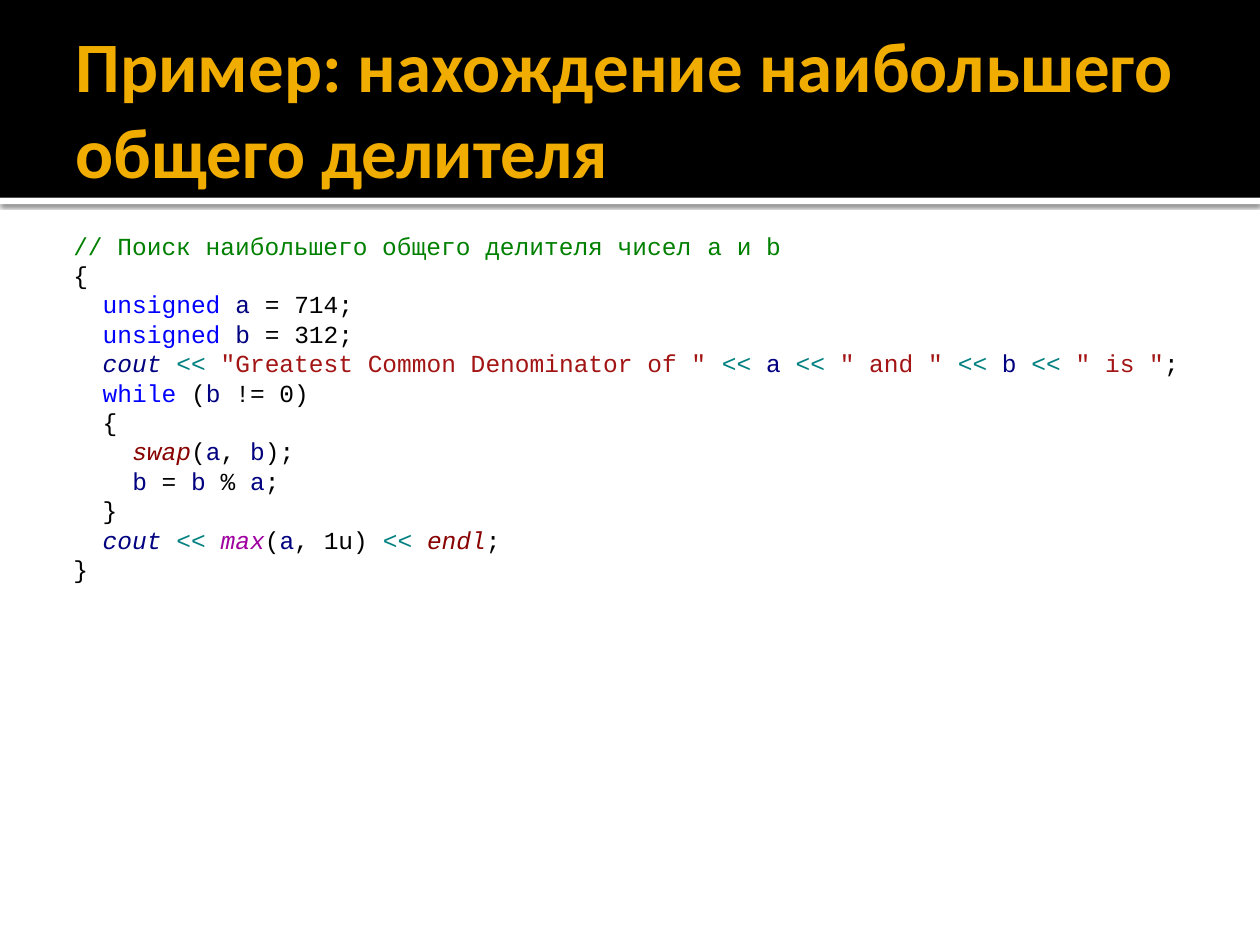
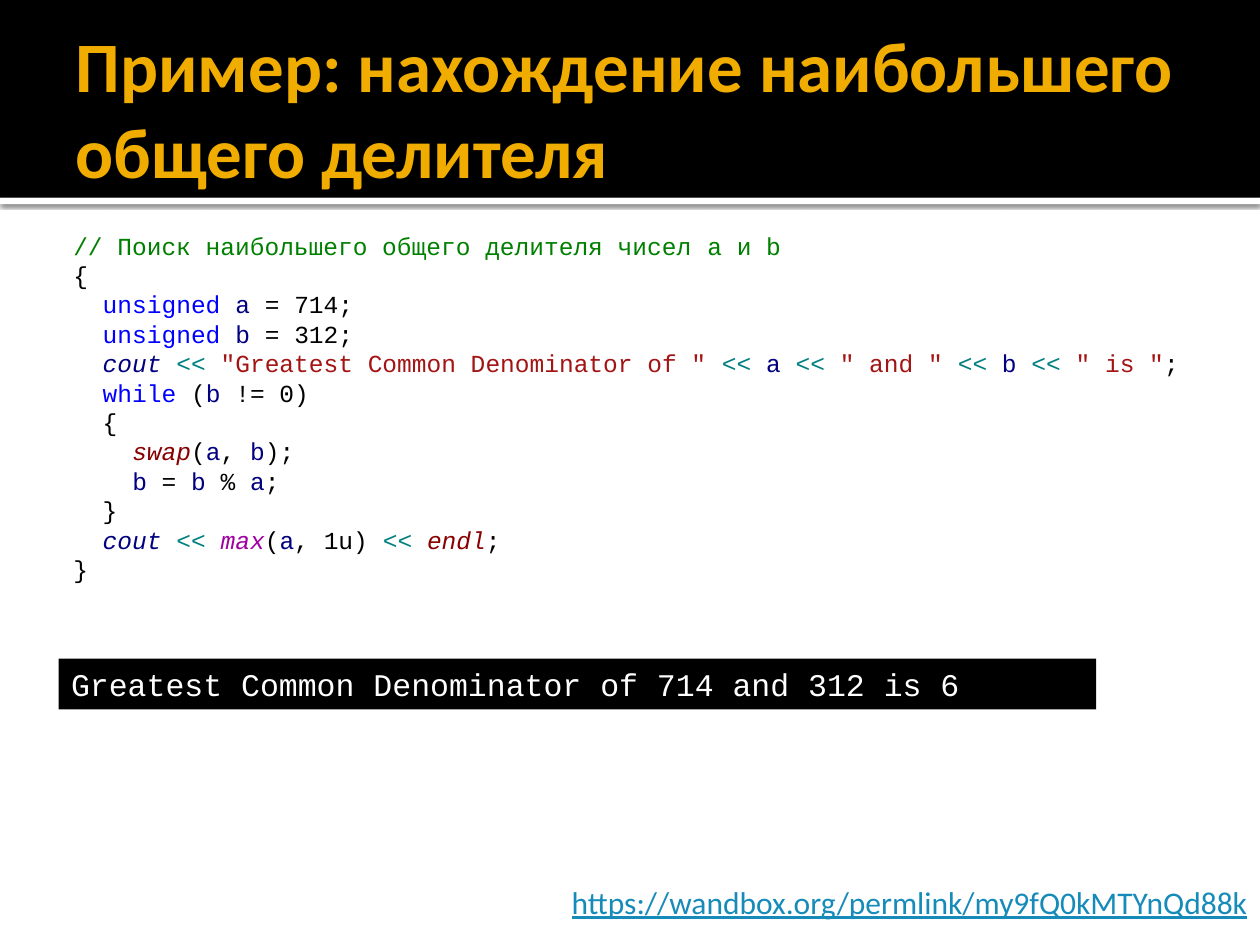
Before and after one commit to alexey-malov/oop, a slide deck: slide 78 of lectures/01/Синтаксис C++.pptx. Drawn at 1260x945 pixels with LibreOffice and Linux fonts; fonts in the diff are those of the drawing. Boxes give left, top, right and bottom in pixels: in the first picture for what was removed or moved away, otherwise in the second. Text is boxed around its words. In the diff, an @@ line names an element or a change of style, - is before the commit and + after.

```diff
--- a/lectures/01/Синтаксис C++.pptx
+++ b/lectures/01/Синтаксис C++.pptx
@@ rectangle added at (x1=59, y1=659, x2=1097, y2=709), fill #000000, 18 pt, text #FFFFFF @@
+Greatest Common Denominator of 714 and 312 is 6
@@ text added at (x1=572, y1=892, x2=1247, y2=920), 18 pt, text #168BBA, underline @@
+https://wandbox.org/permlink/my9fQ0kMTYnQd88k
```
Also in this commit, not shown: 4 other slides changed.
